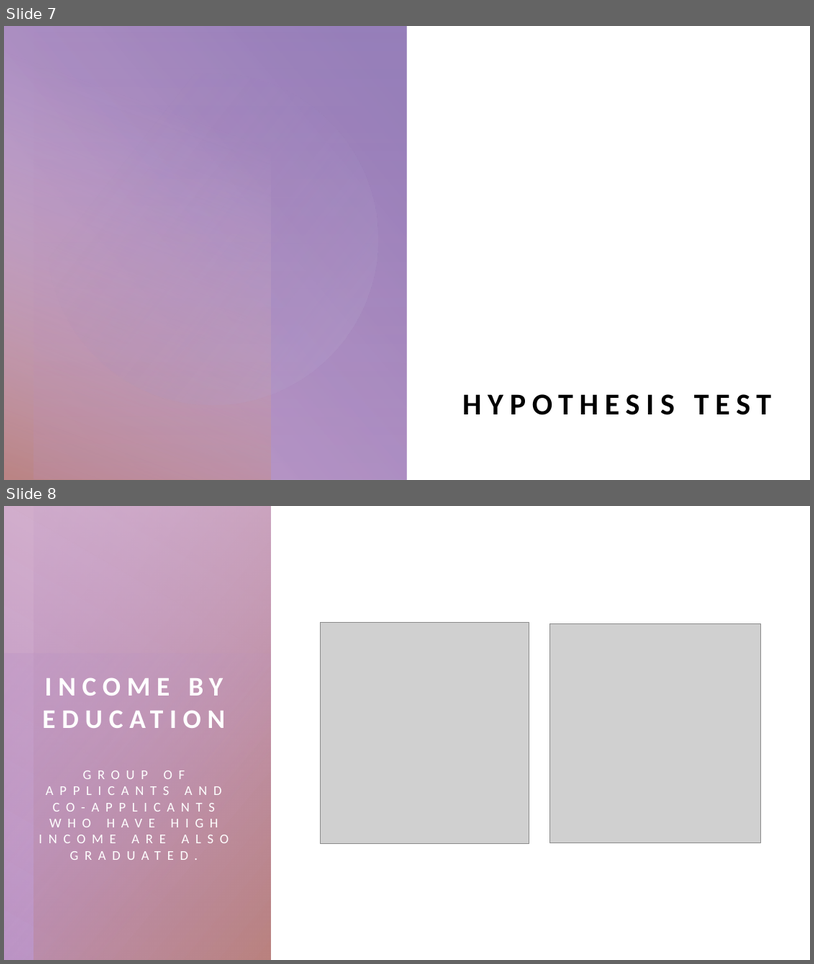
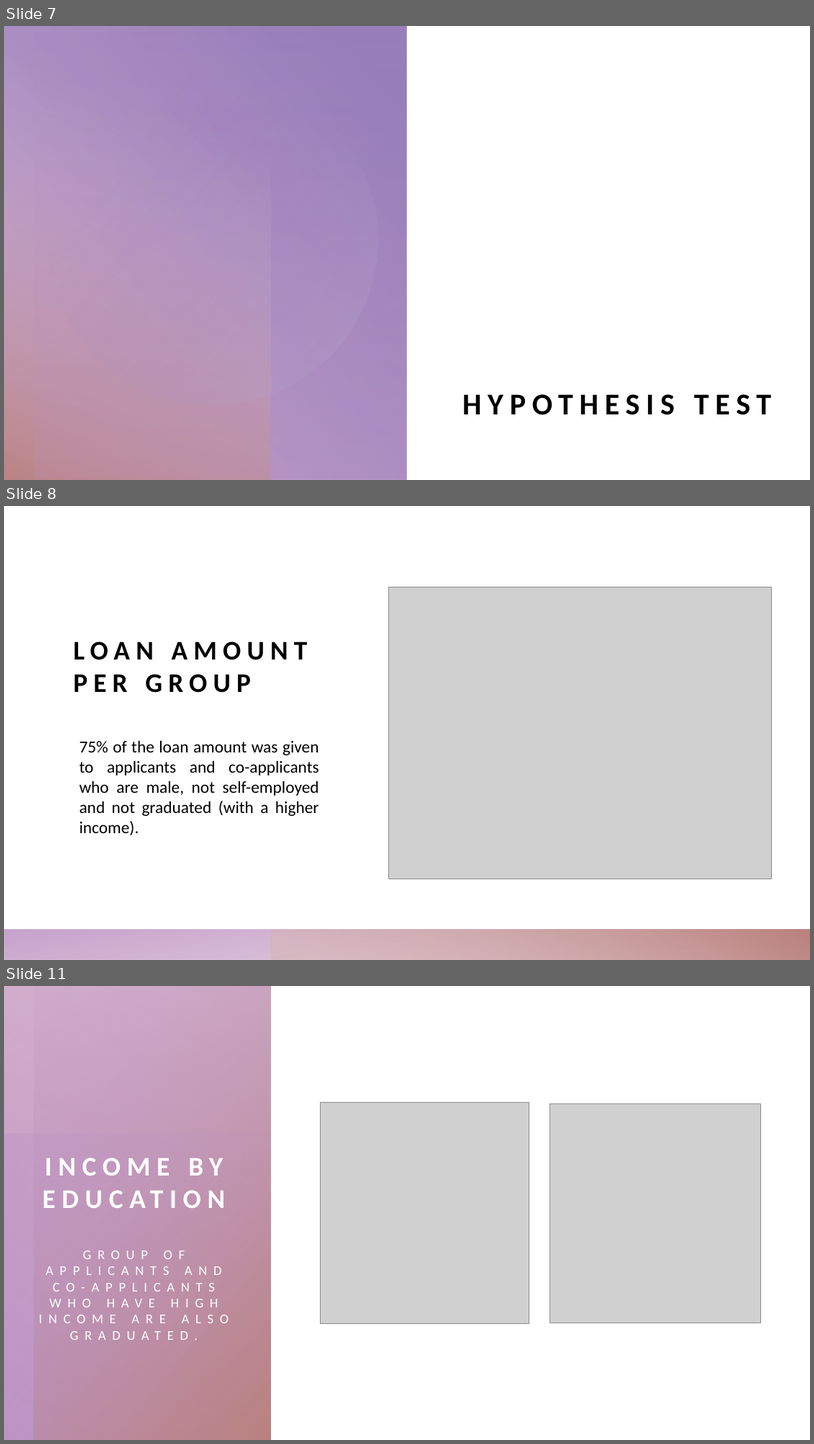
Before and after one commit to rafaelaqfc/Loan-Prediction-Project, a slide deck: Presentation.pptx. Shown one above the other, each under a label of ours: slides 7 and 8 before the commit, slides 7, 8 and 11 after it; the slides between them are not shown. The pictures are 814x964 and 814x1444 pixels, drawn with LibreOffice and Linux fonts; fonts in the diff are those of the drawing; grey boxes stand for pictures. Boxes give left, top, right and bottom in pixels: in the first picture for what was removed or moved away, otherwise in the second. Text is boxed around its words. In the diff, an @@ line names an element or a change of style, - is before the commit and + after.

```diff
--- a/Presentation.pptx
+++ b/Presentation.pptx
@@ slide 8 added at (4,506,810,960), background #FFFFFF; not listed: 2 template elements that a slide beside it also shows @@
@@ picture added at (388,587,772,878) @@
@@ title added at (73,641,308,692), 32 pt, text #000000, bold @@
+LOAN AMOUNT PER GROUP
@@ text added at (80,740,319,835), 20 pt, text #000000 @@
+75% of the loan amount was given to applicants and co-applicants who are male, not self-employed and not graduated (with a higher income).
@@ what was slide 8 is now slide 11 @@
```
Also in this commit, not shown: 3 slides changed, 2 other slides added, 1 slide removed, 1 other file.
